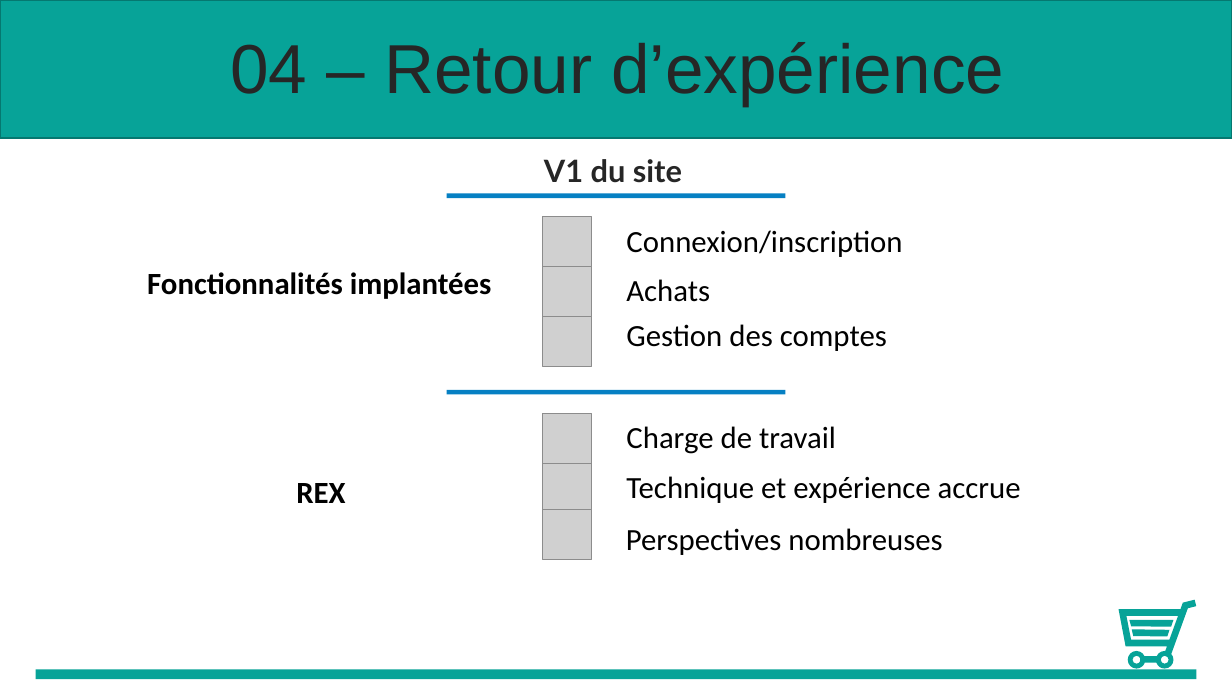
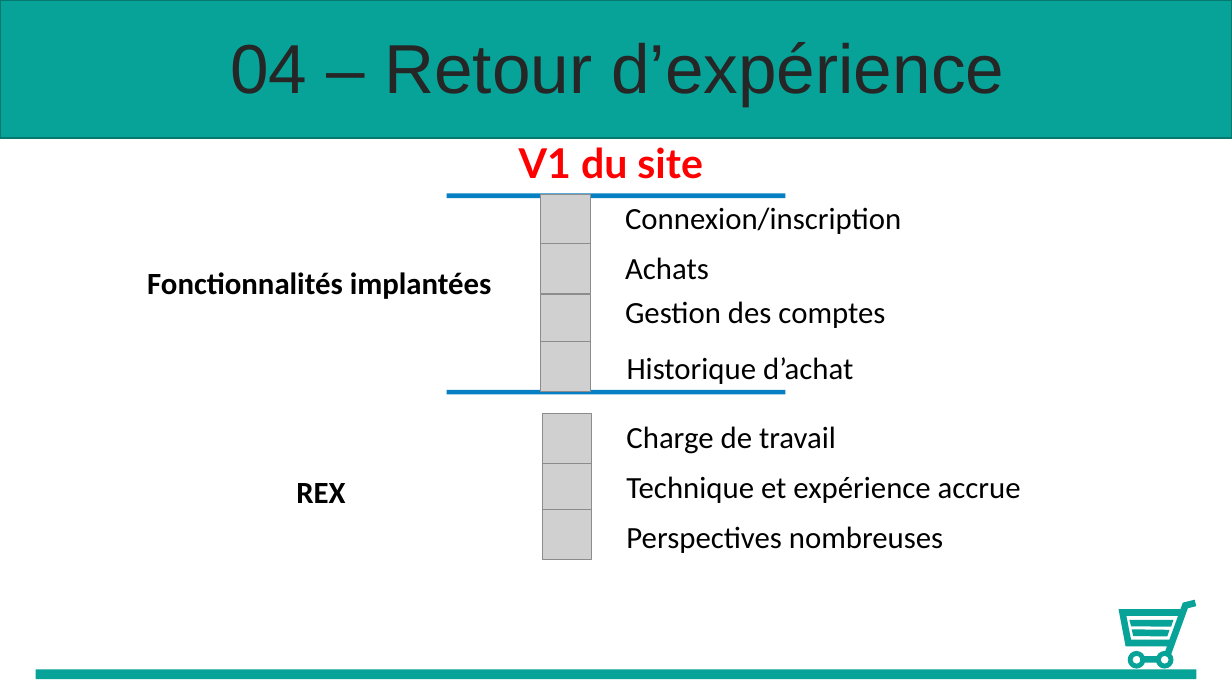
Before and after one commit to MaximeFerrand/E-Shop, a slide deck: slide 12 of PPT/Présentation1.pptx. Drawn at 1232x693 pixels with LibreOffice and Linux fonts; fonts in the diff are those of the drawing; grey boxes stand for pictures. Boxes give left, top, right and bottom in pixels: in the first picture for what was removed or moved away, otherwise in the second. Text is boxed around its words. In the diff, an @@ line names an element or a change of style, - is before the commit and + after.

```diff
--- a/PPT/Présentation1.pptx
+++ b/PPT/Présentation1.pptx
@@ text "V1 du site": place and size @@
-text "V1 du site" at box(544, 159, 682, 183)
+text "V1 du site" at box(519, 147, 703, 179)
@@ text "V1 du site" at box(519, 147, 703, 179): size 24 to 32 pt, text colour #262626 to #FF0000 @@
@@ 2 texts, 1 picture: place and size @@
-2 texts, 1 picture at box(543, 230, 902, 316)
+2 texts, 1 picture at box(541, 207, 901, 294)
@@ 2 pictures, 1 text: place and size @@
-2 pictures, 1 text at box(543, 217, 887, 367)
+2 pictures, 1 text at box(541, 194, 885, 344)
@@ picture added at box(541, 342, 591, 392) @@
@@ text added at box(627, 357, 853, 384), 24 pt, text #000000 @@
+Historique d’achat
```
Also in this commit, not shown: 8 other slides changed, 1 slide added.
